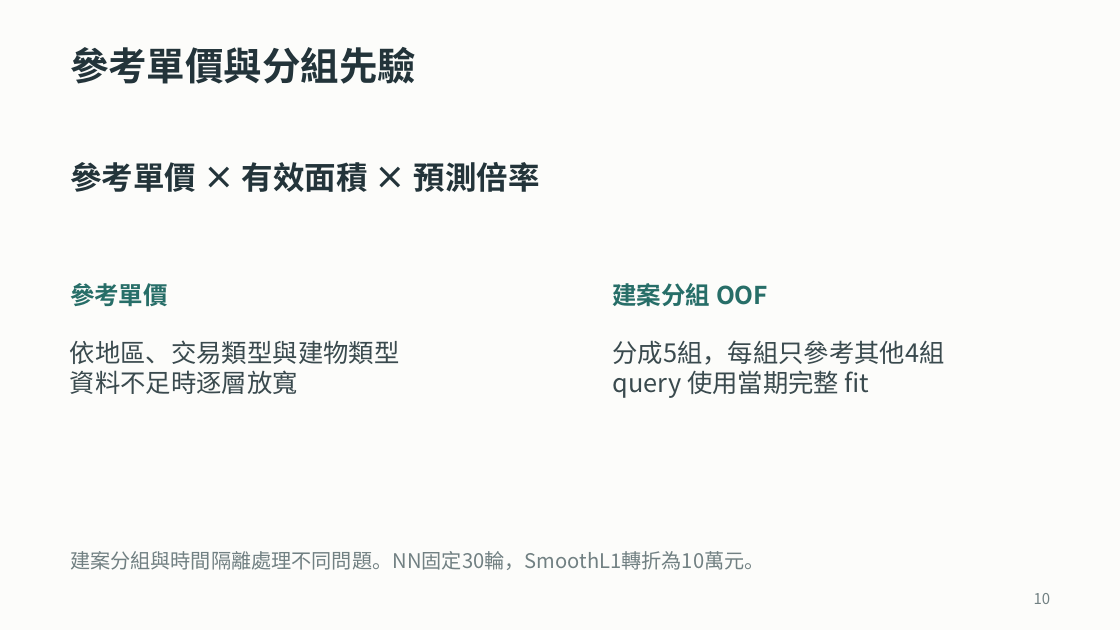
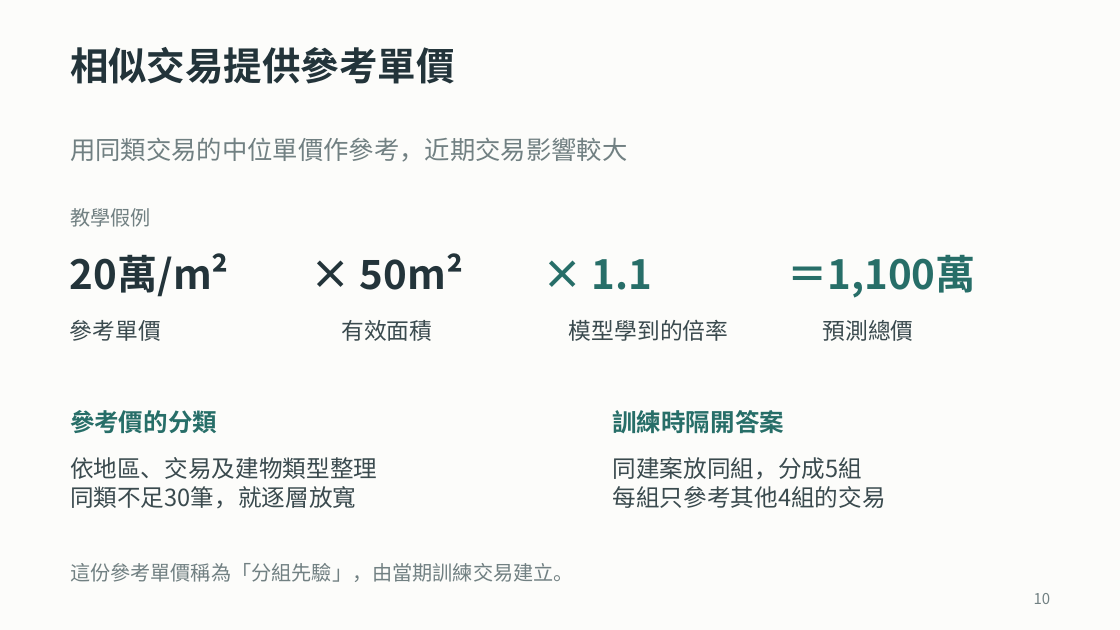
Before and after one commit to ziyi930108/nycu-house-price-regression, a slide deck: slide 10 of teaching/final_presentation/台灣房屋銷售價格預測挑戰賽_上台簡報.pptx. Drawn at 1120x630 pixels with LibreOffice and Linux fonts; fonts in the diff are those of the drawing. Boxes give left, top, right and bottom in pixels: in the first picture for what was removed or moved away, otherwise in the second. Text is boxed around its words. In the diff, an @@ line names an element or a change of style, - is before the commit and + after.

```diff
--- a/teaching/final_presentation/台灣房屋銷售價格預測挑戰賽_上台簡報.pptx
+++ b/teaching/final_presentation/台灣房屋銷售價格預測挑戰賽_上台簡報.pptx
@@ text added at [70, 47, 455, 84], 33 pt, text #23343A, bold @@
+相似交易提供參考單價
@@ text at [70, 137, 627, 162]: text changed; size 27 to 21.8 pt; text colour #23343A to #718082; bold off @@
-參考單價 × 有效面積 × 預測倍率
+用同類交易的中位單價作參考，近期交易影響較大
@@ text added at [70, 208, 151, 227], 17.2 pt, text #718082 @@
+教學假例
@@ text added at [70, 253, 229, 297], 34.5 pt, text #23343A, bold @@
+20萬/m²
@@ text added at [360, 253, 463, 290], 34.5 pt, text #23343A, bold @@
+× 50m²
@@ text added at [592, 259, 653, 290], 34.5 pt, text #276E68, bold @@
+× 1.1
@@ text added at [787, 254, 975, 298], 34.5 pt, text #276E68, bold @@
+＝1,100萬
@@ text removed at [612, 283, 768, 306] @@
-建案分組 OOF
@@ text at [70, 320, 161, 341]: text changed; size 33 to 19.5 pt; text colour #23343A to #3A4A4E; bold off @@
-參考單價與分組先驗
+參考單價
@@ text added at [341, 320, 432, 341], 19.5 pt, text #3A4A4E @@
+有效面積
@@ text added at [569, 320, 729, 341], 19.5 pt, text #3A4A4E @@
+模型學到的倍率
@@ text added at [822, 320, 913, 341], 19.5 pt, text #3A4A4E @@
+預測總價
@@ text at [70, 410, 217, 433]: text changed @@
-參考單價
+參考價的分類
@@ text added at [612, 410, 784, 433], 21 pt, text #276E68, bold @@
+訓練時隔開答案
@@ text at [70, 457, 377, 508]: text changed; size 21.8 to 20.2 pt @@
-依地區、交易類型與建物類型
-資料不足時逐層放寬
+依地區、交易及建物類型整理
+同類不足30筆，就逐層放寬
@@ text at [612, 457, 885, 508]: text changed; size 21.8 to 20.2 pt @@
-分成5組，每組只參考其他4組
-query 使用當期完整 fit
+同建案放同組，分成5組
+每組只參考其他4組的交易
@@ text removed at [70, 551, 765, 570] @@
-建案分組與時間隔離處理不同問題。NN固定30輪，SmoothL1轉折為10萬元。
@@ text added at [70, 563, 574, 582], 17.2 pt, text #718082 @@
+這份參考單價稱為「分組先驗」，由當期訓練交易建立。
```
Also in this commit, not shown: 1 other slide changed, 12 other files.
